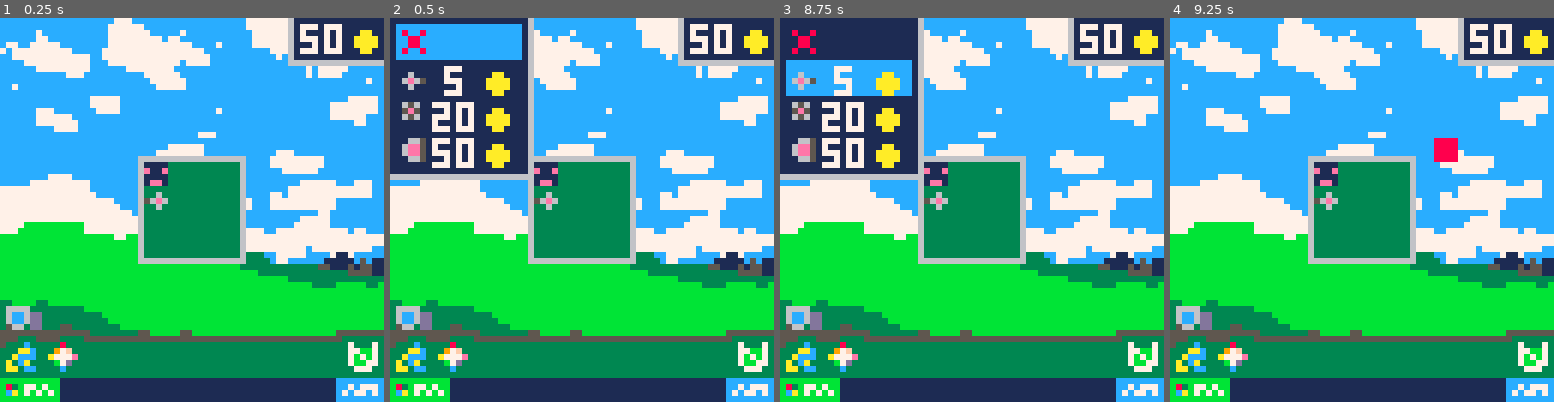
Above: before the commit, frames 1-4 (left to right).
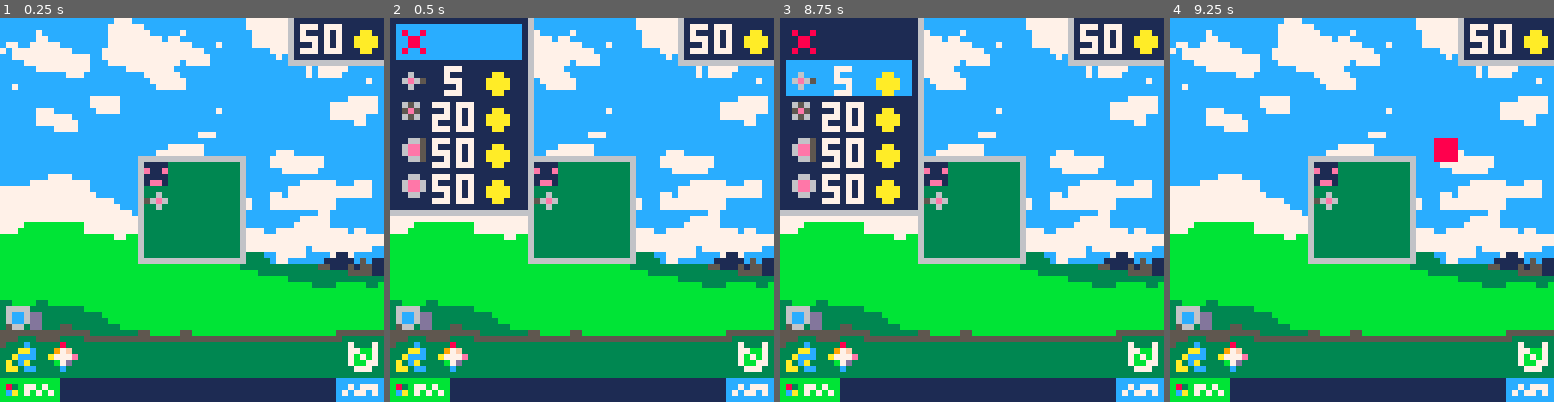
Above: after the commit, the same moments.

Repository: Darenn/Mr-Tobro
Game: PICO-8 cartridge lowrezjam.p8
The game is run twice, just before and just after one commit, with the same random seed, the same clock (stepped at 60 frames per second) and the same inputs.
Inputs:
- Up to frame 1 (0.25 s): no input
- Up to frame 2 (0.5 s): tap X (X key) at 0.33 s
- Up to frame 3 (8.75 s): tap O (Z key) at 0.7, 1.7, 2.1, 2.5, 2.9, 3.3, 3.7, 4.1, 4.5, 4.9, 5.3, 5.7, 6.1, 6.5, 6.9, 7.3, 7.7, 8.1, 8.5 s; tap X (X key) at 1.07, 1.85, 2.97, 4.08, 5.2, 6.32, 7.43, 8.55 s; hold Right 1.6-2.1 s; hold Up 2.15-2.42 s; hold Right 2.47-3.03 s; hold Left 3.08-3.58 s; hold Down 3.63-3.97 s; hold Right 4.02-4.68 s; hold Up 4.73-5.03 s; hold Left 5.08-5.68 s; hold Down 5.73-6.03 s; hold Right 6.08-6.58 s; hold Right 6.63-7.13 s; hold Up 7.18-7.45 s; hold Right 7.5-8.07 s; hold Left 8.12-8.62 s; hold Down from 8.67 s (still down)
- Up to frame 4 (9.25 s): tap O (Z key) at 8.9 s; release Down at 9 s; hold Right from 9.05 s (still down)

Frame 1 is identical in both runs. In frame 2, 3.5% of the frame differs, in the area x 0-36%, y 40-52%; in frame 3, 3.5%; in frame 4, nothing differs.

Commit message:
really added the explozeur.

Diff:
--- a/lowrezjam.p8
+++ b/lowrezjam.p8
@@ -4,7 +4,7 @@
 --lowrezjam
 --by darenn keller
 
---game
+--Game
 tile_size = 4
 g_pixel_size = 64
 g_row_tiles_count = 64 / tile_size
@@ -43,6 +43,7 @@
   g_spawner = create_spawner()
   g_tobro_window = create_tobro_window({x=6,y=6},4,4)
   create_level(g_spawner)
+  music(1)
 end
 
 function _update()
@@ -91,8 +92,7 @@
     for e in all(copye) do
       local destroyed = false;
       if (collide(bullet, e)) then
-        del(g_enemies, e)
-        g_money += 1
+        kill(e)
         destroyed = true;
       end
       if (not bullet.invicible and destroyed) then
@@ -146,7 +146,7 @@
   end
 end
 
---rendering
+--Rendering
 -- render the nth sprite top left quarter on the tile at (tile_x, tile_y)
 function render_tiled_sprite(n, tile_x, tile_y, orientation, n_vertical)
   orientation = orientation or e_orientation.right
@@ -199,7 +199,7 @@
 end
 
 
---player
+--Player
 function update_player(_player)
 
   -- activate
@@ -214,18 +214,25 @@
   local new_position = {}
   new_position.x = _player.pos.x
   new_position.y = _player.pos.y
+  local pressed = false
   if (btnp(0)) then
+    pressed = true
     new_position.x -= 1
   elseif (btnp(1)) then
+    pressed = true
     new_position.x += 1
   elseif (btnp(2)) then
+    pressed = true
     new_position.y -= 1
   elseif (btnp(3)) then
+    pressed = true
     new_position.y += 1
   end
   if (is_walkable(new_position)) then
     _player.pos = new_position
-  end
+    if pressed then sfx(g_sound_manager.sfx_list.player_moves) end
+  end
+  pressed = false
 end
 
 function draw_player(_player)
@@ -242,7 +249,7 @@
   return _player
 end
 
---collision
+--Collision
 walkable_tile = 2
 
 -- x and y are tile positions
@@ -267,7 +274,7 @@
     end
 end
 
---utils
+--Utils
 -- converts anything to string, even nested tables
 function tostring(any)
     if type(any)=="function" then
@@ -312,7 +319,7 @@
 
 
 
---bullet
+--Bullet
 function update_bullet(_bullet)
   if (time() - _bullet.last_update_time > 1 / _bullet.speed) then
     _bullet.last_update_time = time()
@@ -356,6 +363,7 @@
   local hitbox_h = 1
   local sprite_id = 9
   create_bullet(x, y, hitbox_w, hitbox_h, direction, speed, sprite_id, 99, false)
+  sfx(g_sound_manager.sfx_list.canon_shoot)
 end
 
 function create_big_canon_bullet(x, y, direction)
@@ -364,17 +372,23 @@
   local hitbox_h = 4
   local sprite_id = 70
   create_bullet(x, y, hitbox_w, hitbox_h, direction, speed, sprite_id, 99, true)
-end
-
-function create_big_canon_bullet(x, y, direction)
+  sfx(g_sound_manager.sfx_list.big_canon_shoot)
+end
+
+function create_explozeur_bullet(x, y, direction)
   local speed = 15
   local hitbox_w = 4
   local hitbox_h = 4
   local sprite_id = 70
-  create_bullet(x, y, hitbox_w, hitbox_h, direction, speed, sprite_id, 0.2, true)
-end
-
---building
+  for _x=-3, 3 do
+    for _y=-3, 3 do
+      create_bullet(x + _x, y + _y, hitbox_w, hitbox_h, direction, speed, sprite_id, 0.2, true)
+    end
+  end
+  sfx(g_sound_manager.sfx_list.explozeur_shoot)
+end
+
+--Building
 function create_building(tile_x, tile_y, orientation, _building_type_id)
   local building
   local build_info = g_buildings_info[_building_type_id]
@@ -399,6 +413,7 @@
 building_type.canon = 0
 building_type.multiple_canon = 1
 building_type.big_canon = 2
+building_type.explozeur = 3
 
 g_building_canon = {}
   g_building_canon.price = 5
@@ -463,10 +478,26 @@
     create_big_canon_bullet(bullet_pos.x, bullet_pos.y, direction)
   end
 
+g_building_explozeur = {}
+  g_building_explozeur.price = 50
+  g_building_explozeur.horizontal_sprite_id = 7
+  g_building_explozeur.vertical_sprite_id = 7
+  g_building_explozeur.hor_sprite_id_reload = 15
+  g_building_explozeur.ver_sprite_id_reload = 15
+  g_building_explozeur.cooldown = 15 -- time in sec
+  g_building_explozeur.activate = function (_building)
+    if not _building.is_ready then return end
+    on_activate(_building)
+    local bullet_pos = get_pixel_pos(_building.tile_pos.x,_building.tile_pos.y)
+    local direction = orientation_to_direction(_building.orientation)
+    create_explozeur_bullet(bullet_pos.x, bullet_pos.y, direction)
+  end
+
 g_buildings_info = {}
 g_buildings_info[building_type.canon] = g_building_canon
 g_buildings_info[building_type.multiple_canon] = g_building_multiple_canon
 g_buildings_info[building_type.big_canon] = g_building_big_canon
+g_buildings_info[building_type.explozeur] = g_building_explozeur
 
 -- all building are based on this,
 -- call this at start of each create building functions
@@ -484,6 +515,9 @@
 
 -- to call on activate functions
 function on_activate(building)
+  if not building.is_ready then
+    sfx(g_sound_manager.sfx_list.building_reloading)
+  end
   building.is_ready = false
   building.reload_timer = building.cooldown
 end
@@ -517,11 +551,12 @@
   end
 end
 
---menu
+--Menu
 function create_menu()
   local menu = {}
     menu.item_selected_index = 0
-    menu.items = {-1, building_type.canon,building_type.multiple_canon, building_type.big_canon}
+    menu.items = {-1, building_type.canon,building_type.multiple_canon, building_type.big_canon,
+    building_type.explozeur}
     menu.highlighted_color = 12
     menu.highlighted_bad_color = 8
     menu.window_color = 1
@@ -575,21 +610,31 @@
 
 function on_activate_pressed(menu)
   if (is_in_selection(menu))then
-    menu.state = menu_states.building_location
+    if can_buy_selected_building(menu) then
+      sfx(g_sound_manager.sfx_list.validate_action)
+      menu.state = menu_states.building_location
+    else
+      sfx(g_sound_manager.sfx_list.impossible_action)
+    end
   elseif (is_in_location(menu)) then
     -- if we selected destroy
     if get_menu_selected_id(menu) == -1 then
       local building = g_map_buildings[menu.building_tile_pos.x][menu.building_tile_pos.y]
       if building != nil then
+        sfx(g_sound_manager.sfx_list.building_destroyed)
         g_map_buildings[menu.building_tile_pos.x][menu.building_tile_pos.y] = nil
+      else
+        sfx(g_sound_manager.sfx_list.impossible_action)
       end
     elseif (is_buildable(menu.building_tile_pos)) then
+      sfx(g_sound_manager.sfx_list.validate_action)
       menu.state = menu_states.building_orientation
     else
-      //todo play error
+      sfx(g_sound_manager.sfx_list.impossible_action)
     end
 
   elseif (is_in_orientation(menu)) then
+    sfx(g_sound_manager.sfx_list.validate_action)
     menu.state = menu_states.building_selection
     g_in_menu = false
     build_building(menu)
@@ -599,15 +644,20 @@
 function on_menu_pressed(menu)
   if (is_in_selection(menu))then
     g_in_menu = not g_in_menu
+    if g_in_menu then sfx(g_sound_manager.sfx_list.open_menu)
+    else sfx(g_sound_manager.sfx_list.close_menu) end
   elseif (is_in_location(menu)) then
+    sfx(g_sound_manager.sfx_list.close_menu)
      menu.state = menu_states.building_selection
   elseif (is_in_orientation(menu)) then
+     sfx(g_sound_manager.sfx_list.close_menu)
     menu.state = menu_states.building_location
   end
 end
 
 
 function on_left_arrow_pressed(menu)
+  sfx(g_sound_manager.sfx_list.move_menu)
   if (is_in_location(menu)) then
     move_location_left(menu)
   elseif (is_in_orientation(menu)) then
@@ -616,6 +666,7 @@
 end
 
 function on_right_arrow_pressed(menu)
+  sfx(g_sound_manager.sfx_list.move_menu)
   if (is_in_location(menu)) then
     move_location_right(menu)
   elseif (is_in_orientation(menu)) then
@@ -624,6 +675,7 @@
 end
 
 function on_up_arrow_pressed(menu)
+  sfx(g_sound_manager.sfx_list.move_menu)
   if (is_in_selection(menu))then
     move_selection_up(menu)
   elseif (is_in_location(menu)) then
@@ -634,6 +686,7 @@
 end
 
 function on_down_arrow_pressed(menu)
+  sfx(g_sound_manager.sfx_list.move_menu)
   if (is_in_selection(menu))then
     move_selection_down(menu)
   elseif (is_in_location(menu)) then
@@ -644,6 +697,7 @@
 end
 
 function build_building(menu)
+  sfx(g_sound_manager.sfx_list.building_built)
   local id = get_menu_selected_id(menu)
   g_money -= g_buildings_info[get_menu_selected_id(menu)].price
   create_building(menu.building_tile_pos.x, menu.building_tile_pos.y, menu.building_orientation, id)
@@ -790,7 +844,7 @@
   else print(amount, pos.x + 2, pos.y, 7) end
 end
 
---enemy
+--Enemy
 function instanciate_enemy(enemy_type, pos)
   local copy = shallow_copy(g_enemies_info[enemy_type])
   copy.pos = pos
@@ -817,6 +871,12 @@
   return enemy
 end
 
+function kill(enemy)
+  del(g_enemies, enemy)
+  g_money += 1
+  sfx(g_sound_manager.sfx_list.basic_enemy_dies)
+end
+
 g_enemy_type = {}
 g_enemy_type.basic = 1
 
@@ -852,7 +912,7 @@
   render_sprite(enemy.right_sprite_id, enemy.pos.x, enemy.pos.y)
 end
 
---spawner
+--Spawner
 function create_level(spawner)
 
   -- before start
@@ -932,13 +992,14 @@
 
 end
 
---spawnzone
+--SpawnZone
 function create_spawn_zone(pos, sprite_id)
   sprite_id = sprite_id or 67
   local zone = {}
   zone.pos = pos
   zone.sprite_id = sprite_id
   add(g_spawn_zones, zone)
+  sfx(g_sound_manager.sfx_list.spawn_zone_appears)
   return zone
 end
 
@@ -949,7 +1010,7 @@
   render_sprite(zone.sprite_id, zone.pos.x, zone.pos.y)
 end
 
---tobrowindow
+--TobroWindow
 function create_tobro_window(tile_pos, tile_w, tile_h)
   tobro_window = {}
   tobro_window.tile_pos = tile_pos
@@ -980,7 +1041,7 @@
   rectfill(p_pos.x, p_pos.y, p_poswh.x - 1, p_poswh.y -1, 3)
 end
 
---ui
+--UI
 function updateui()
 end
 
@@ -997,6 +1058,38 @@
   else print(g_money, 52, 1, 7) end
 
 end
+
+--SoundManager
+g_sound_manager = {}
+g_sound_manager.sfx_list = {
+  basic_enemy_dies = 1,
+  quick_enemy_dies = 2,
+  big_enemy_dies = 3,
+  spawn_zone_appears = 4,
+  get_coin = 5,
+  player_moves = 6,
+  open_menu = 7,
+  close_menu = 8,
+  move_menu = 9,
+  validate_action = 10,
+  impossible_action = 11,
+  canon_shoot = 12,
+  big_canon_shoot = 13,
+  explozeur_shoot = 14,
+  windows_xp_intro_lead = 15,
+  windows_xp_outro_lead = 16,
+  windows_xp_outro_bass = 17,
+  windows_xp_intro_bass = 18,
+  building_built = 19,
+  building_reloading = 20,
+  building_destroyed = 21
+}
+
+g_sound_manager.patterns = {
+  window_xp_outro = 0,
+  window_xp_intro = 1
+
+}
 
 __gfx__
 000000001111000000000000050000000665000055550000656000000660000008080000e0000000000000000500000065600000066500005555000006600000
Not shown, changed: LowRezJam.p8c
